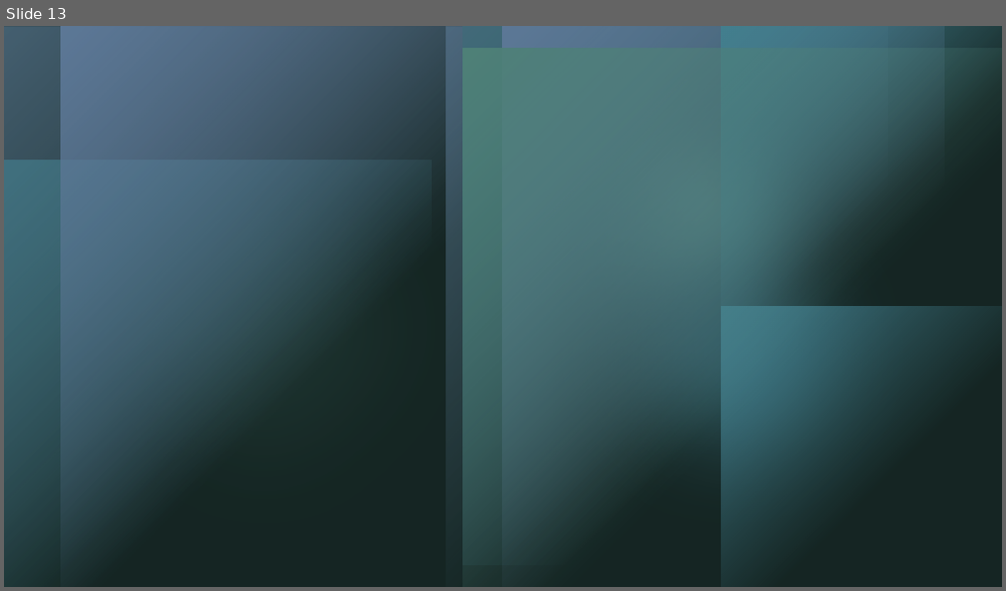
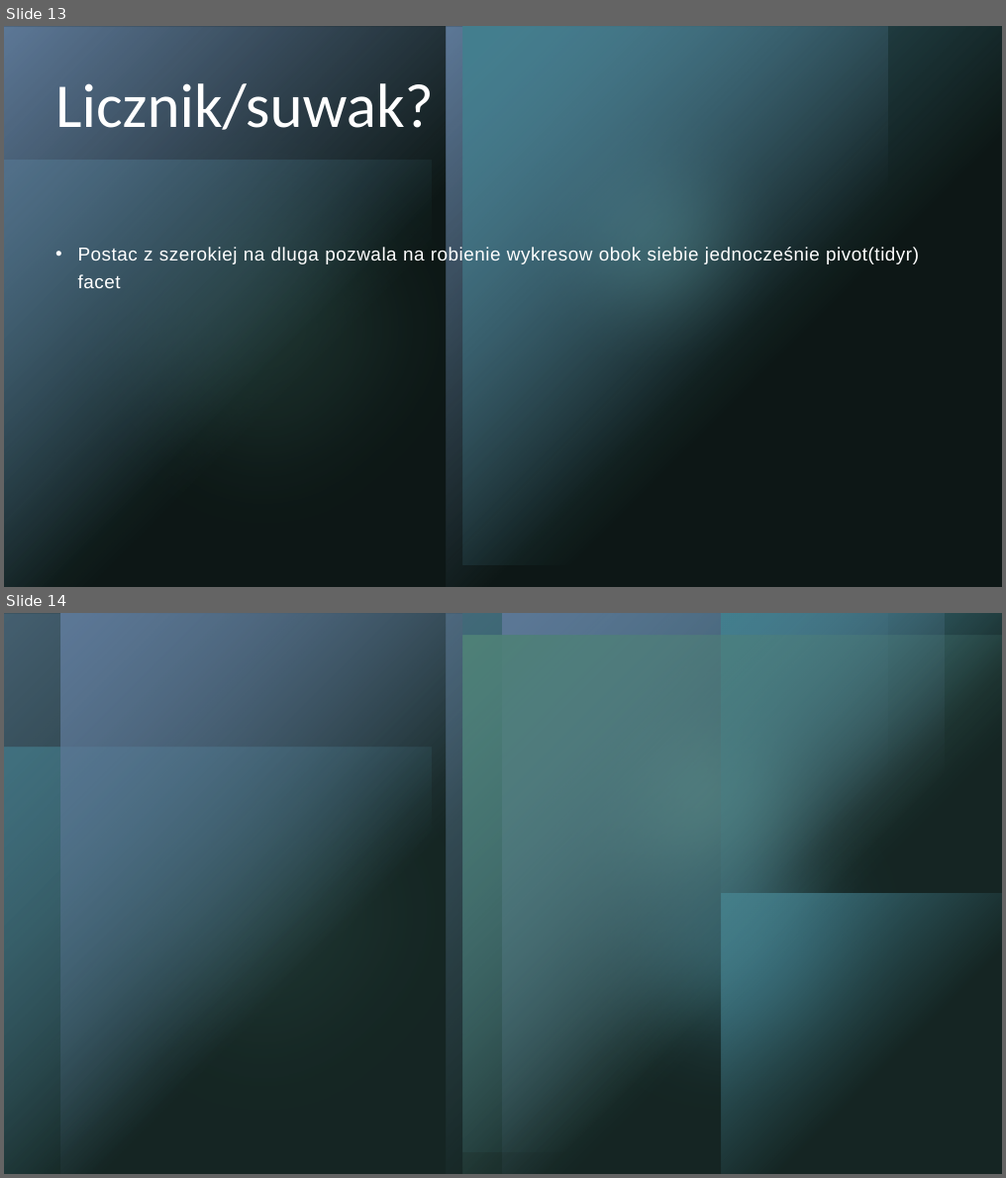
Before and after one commit to JakubMarciniak1/RProject, a slide deck: Prezentacja2.pptx. Shown one above the other, each under a label of ours: slide 13 before the commit, slides 13 and 14 after it. The pictures are 1006x591 and 1006x1178 pixels, drawn with LibreOffice and Linux fonts; fonts in the diff are those of the drawing; background and template pictures are left out. Boxes give left, top, right and bottom in pixels: in the first picture for what was removed or moved away, otherwise in the second. Text is boxed around its words. In the diff, an @@ line names an element or a change of style, - is before the commit and + after.

```diff
--- a/Prezentacja2.pptx
+++ b/Prezentacja2.pptx
@@ slide 13 added at (4,26,1002,587), background #000000; not listed: 7 template elements that a slide beside it also shows @@
@@ title added at (55,76,434,143), 60 pt, text #FFFFFF @@
+Licznik/suwak?
@@ text added at (78,246,919,288), 18 pt, text #FFFFFF @@
+• Postac z szerokiej na dluga pozwala na robienie wykresow obok siebie jednocześnie pivot(tidyr) facet
@@ what was slide 13 is now slide 14 @@
```
Also in this commit, not shown: 1 slide changed, 3 other files.
